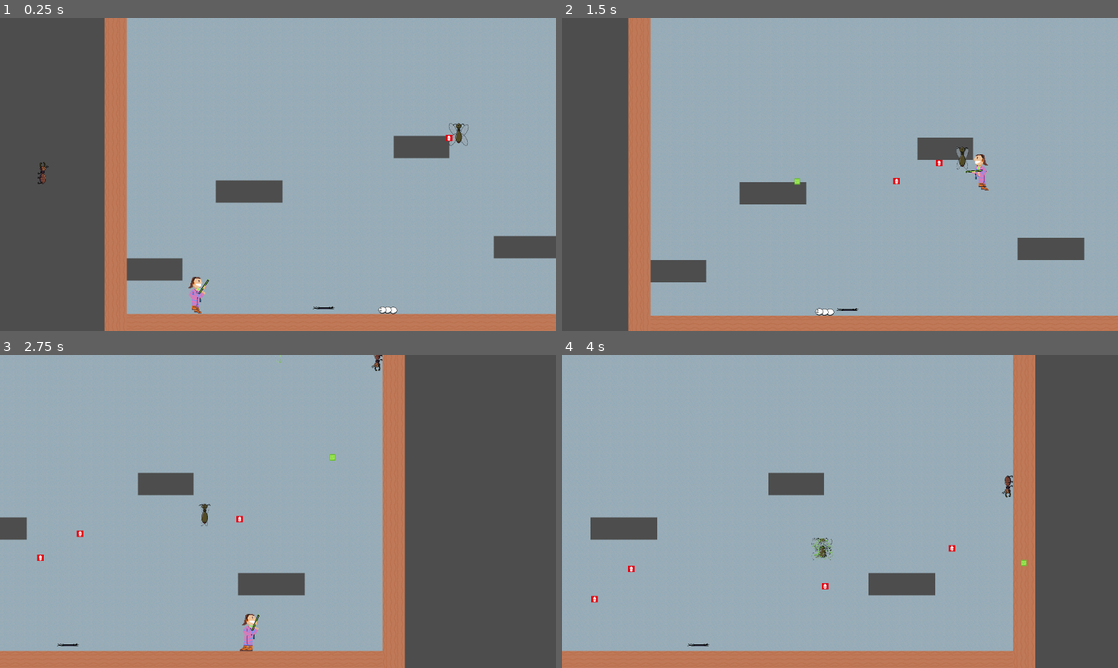
Above: before the commit, frames 1-4 (two rows, left to right).
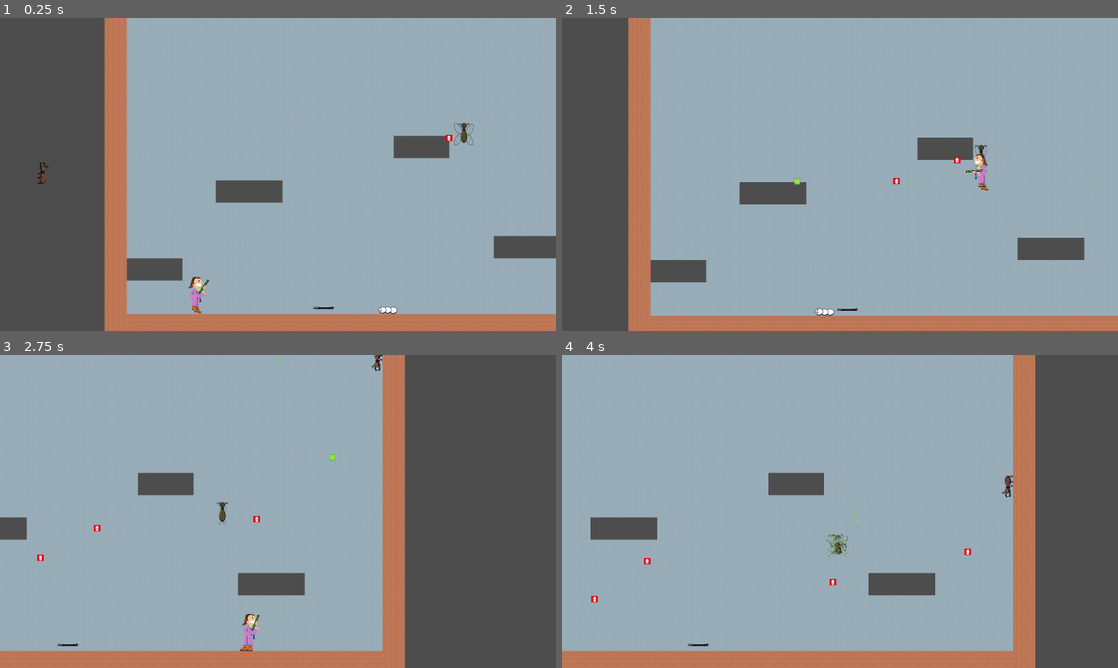
Above: after the commit, the same moments.

Repository: deruitda/ludum-dare-56
Game: Godot game, scene res://scenes/levels/termite_extermination_andrew.tscn
Two runs of this game, one before a commit and one after it. Both use one fixed random seed, a clock stepped at 60 frames per second and the inputs below.
Inputs (mouse positions are in pixels of both pictures, inside the frame that each line leads up to):
- Up to frame 1 (0.25 s): no input
- Up to frame 2 (1.5 s): move the mouse to (962, 158) at 0.52 s; press the mouse at (962, 158) at 0.53 s; hold D (move_right) from 0.53 s (still down); tap Space (jump) at 0.77, 1.07 s; move the mouse to (728, 190) at 1.27 s; release the mouse at (728, 190) at 1.28 s; click (728, 190) at 1.35 s
- Up to frame 3 (2.75 s): tap Space (jump) at 1.52, 1.82 s; move the mouse to (333, 442) at 2.02 s; release D (move_right) at 2.03 s; press the mouse at (333, 442) at 2.03 s; hold A (move_left) from 2.03 s (still down)
- Up to frame 4 (4 s): move the mouse to (812, 574) at 2.77 s; release A (move_left) at 2.78 s; release the mouse at (812, 574) at 2.78 s; hold D (move_right) from 2.78 s (still down); click (812, 574) at 2.85 s; tap Space (jump) at 3.02, 3.32, 3.77 s; move the mouse to (1006, 558) at 3.52 s; press the mouse at (1006, 558) at 3.53 s

The runs differ from the first frame. In frame 1, 0.2% of the frame differs, in the area x 80-86%, y 33-41%; in frame 2, 0.2%; in frame 3, 0.3%; in frame 4, 0.5%, in the area x 11-84%, y 49-75%.

Commit message:
adding collisions with platforms

Diff:
--- a/scenes/enemies/termite_alate.tscn
+++ b/scenes/enemies/termite_alate.tscn
@@ -181,7 +181,7 @@
 
 [node name="TermiteAlate" type="CharacterBody2D" node_paths=PackedStringArray("velocity_component", "path_finder", "gun", "gun_pivot")]
 collision_layer = 8
-collision_mask = 6
+collision_mask = 262
 script = ExtResource("1_p2glw")
 velocity_component = NodePath("VelocityComponent")
 path_finder = NodePath("PathFinder")
--- a/scenes/enemies/termite_larvae.tscn
+++ b/scenes/enemies/termite_larvae.tscn
@@ -143,7 +143,7 @@
 
 [node name="TermiteLarvae" type="CharacterBody2D" node_paths=PackedStringArray("velocity_component", "toggle_direction_timer")]
 collision_layer = 8
-collision_mask = 6
+collision_mask = 262
 platform_floor_layers = 4294967042
 platform_wall_layers = 4
 script = ExtResource("1_l1k41")
--- a/scenes/enemies/termite_soldier.tscn
+++ b/scenes/enemies/termite_soldier.tscn
@@ -183,7 +183,7 @@
 
 [node name="TermiteSoldier" type="CharacterBody2D"]
 collision_layer = 8
-collision_mask = 15
+collision_mask = 262
 platform_floor_layers = 4294967042
 platform_wall_layers = 4
 script = ExtResource("1_u5irw")
